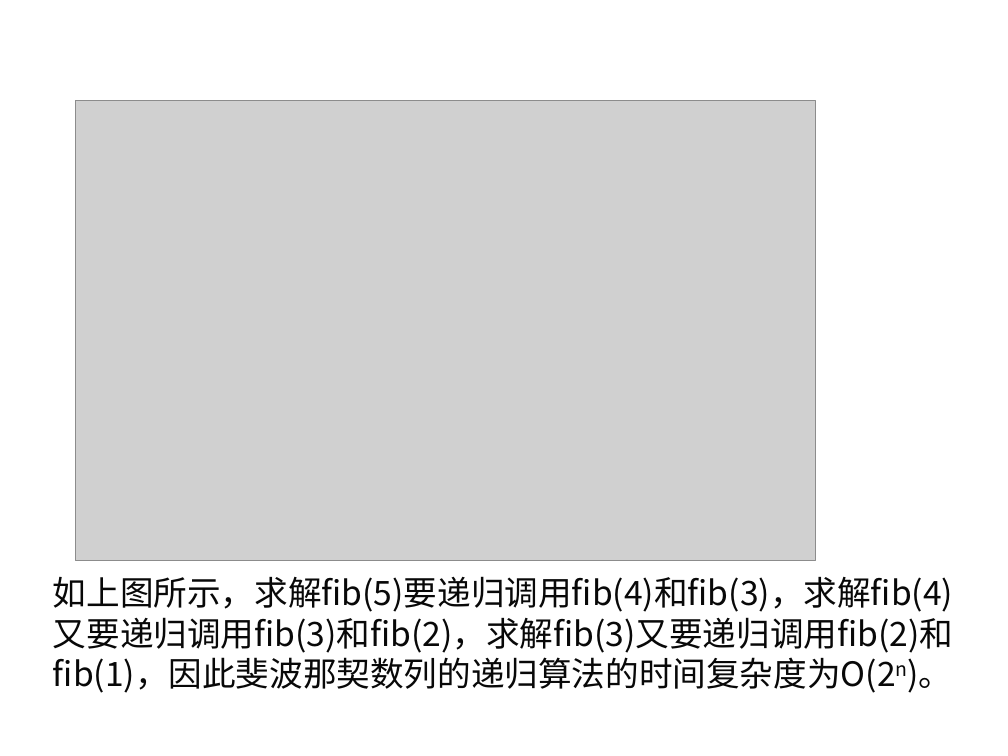
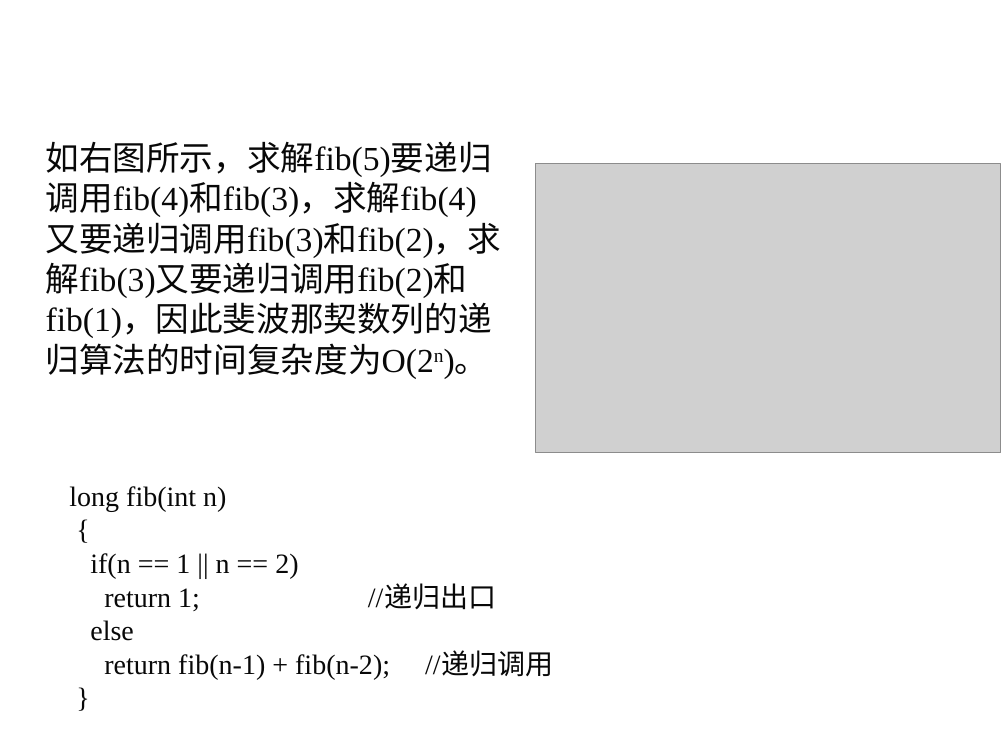
Before and after one commit to liutongling/DP, a slide deck: slide 11 of file/第3章 分治法计.pptx (slide 13 before the commit). Drawn at 1008x756 pixels with LibreOffice and Linux fonts; fonts in the diff are those of the drawing; grey boxes stand for pictures; background and template pictures are left out. Boxes give left, top, right and bottom in pixels: in the first picture for what was removed or moved away, otherwise in the second. Text is boxed around its words. In the diff, an @@ line names an element or a change of style, - is before the commit and + after.

```diff
--- a/file/第3章 分治法计.pptx
+++ b/file/第3章 分治法计.pptx
@@ text at (46,141,501,379): text changed; font Noto Sans CJK SC to Times New Roman @@
-如上图所示，求解fib(5)要递归调用fib(4)和fib(3)，求解fib(4)又要递归调用fib(3)和fib(2)，求解fib(3)又要递归调用fib(2)和fib(1)，因此斐波那契数列的递归算法的时间复杂度为O(2n)。
+如右图所示，求解fib(5)要递归调用fib(4)和fib(3)，求解fib(4)又要递归调用fib(3)和fib(2)，求解fib(3)又要递归调用fib(2)和fib(1)，因此斐波那契数列的递归算法的时间复杂度为O(2n)。
@@ picture: place and size @@
-picture at (76,100,815,560)
+picture at (536,163,1001,453)
@@ text added at (69,486,553,679), 20 pt, text #080808 @@
+long fib(int n)
+{
+if(n == 1 || n == 2)
+return 1; //递归出口
+else
+return fib(n-1) + fib(n-2); //递归调用
+}
```
Also in this commit, not shown: 1 other slide changed, 4 slides added, 2 slides removed.
